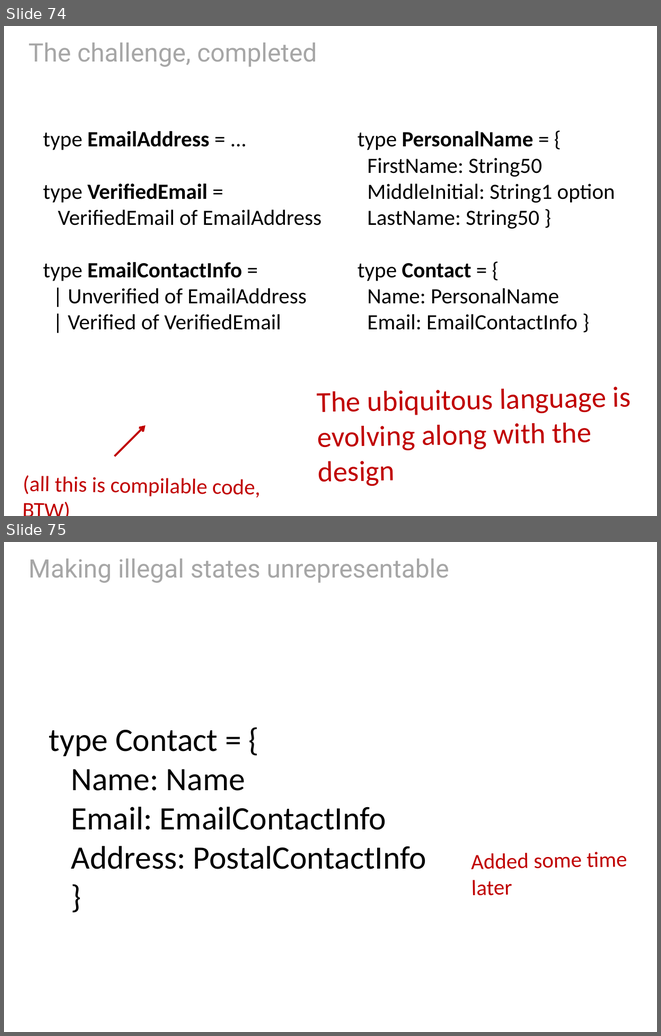
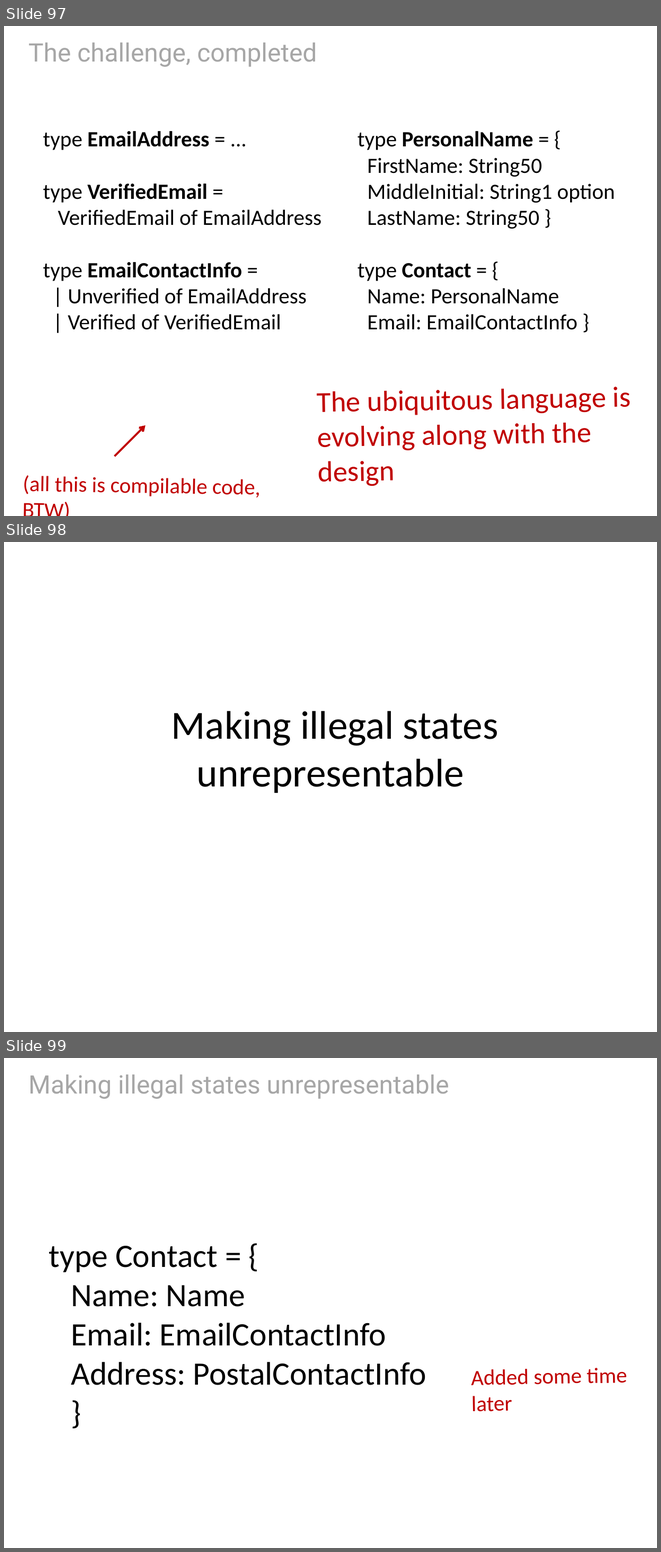
Before and after one commit to swlaschin/DomainModellingInFsharp, a slide deck: slides/3-ProgFsharp-DDD.pptx. Shown one above the other, each under a label of ours: slides 74 and 75 before the commit, slides 97, 98 and 99 after it. The pictures are 661x1036 and 661x1552 pixels, drawn with LibreOffice and Linux fonts; fonts in the diff are those of the drawing. Boxes give left, top, right and bottom in pixels: in the first picture for what was removed or moved away, otherwise in the second. Text is boxed around its words. In the diff, an @@ line names an element or a change of style, - is before the commit and + after.

```diff
--- a/slides/3-ProgFsharp-DDD.pptx
+++ b/slides/3-ProgFsharp-DDD.pptx
@@ slide 98 added at (4, 542, 657, 1032), background #FFFFFF @@
@@ title added at (171, 711, 498, 793), 44 pt, text #000000 @@
+Making illegal states unrepresentable
@@ what was slide 74 is now slide 97 @@
@@ what was slide 75 is now slide 99 @@
```
Also in this commit, not shown: 1 slide changed, 23 other slides added.
